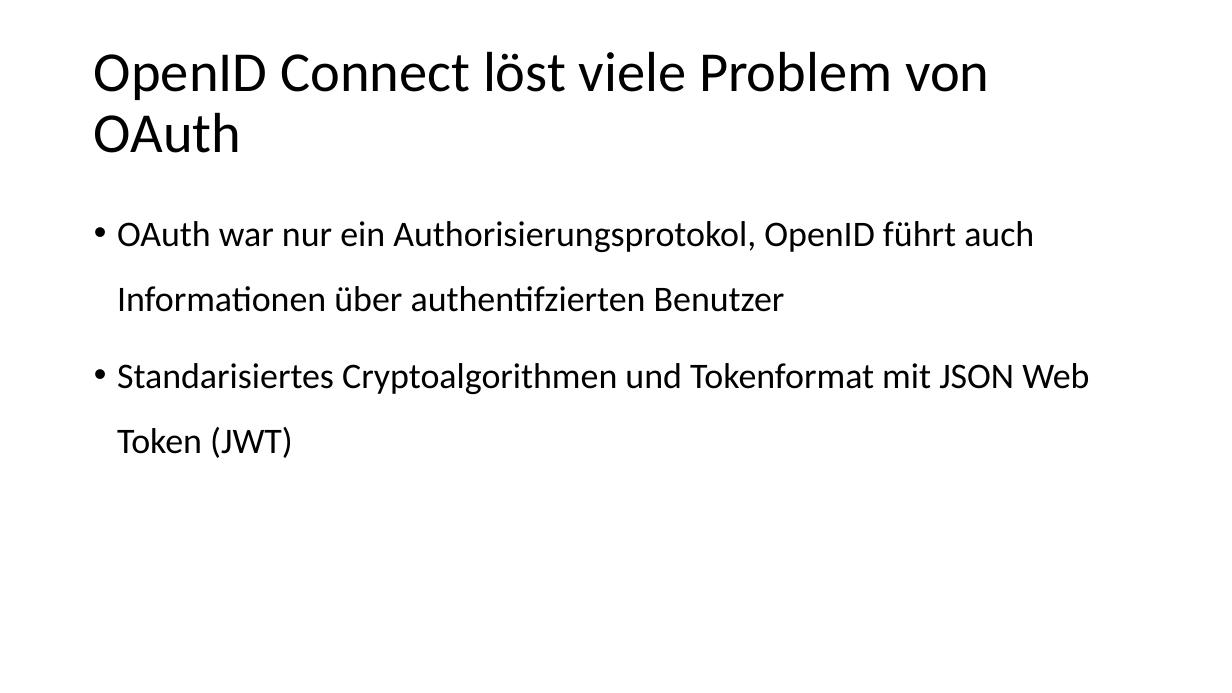
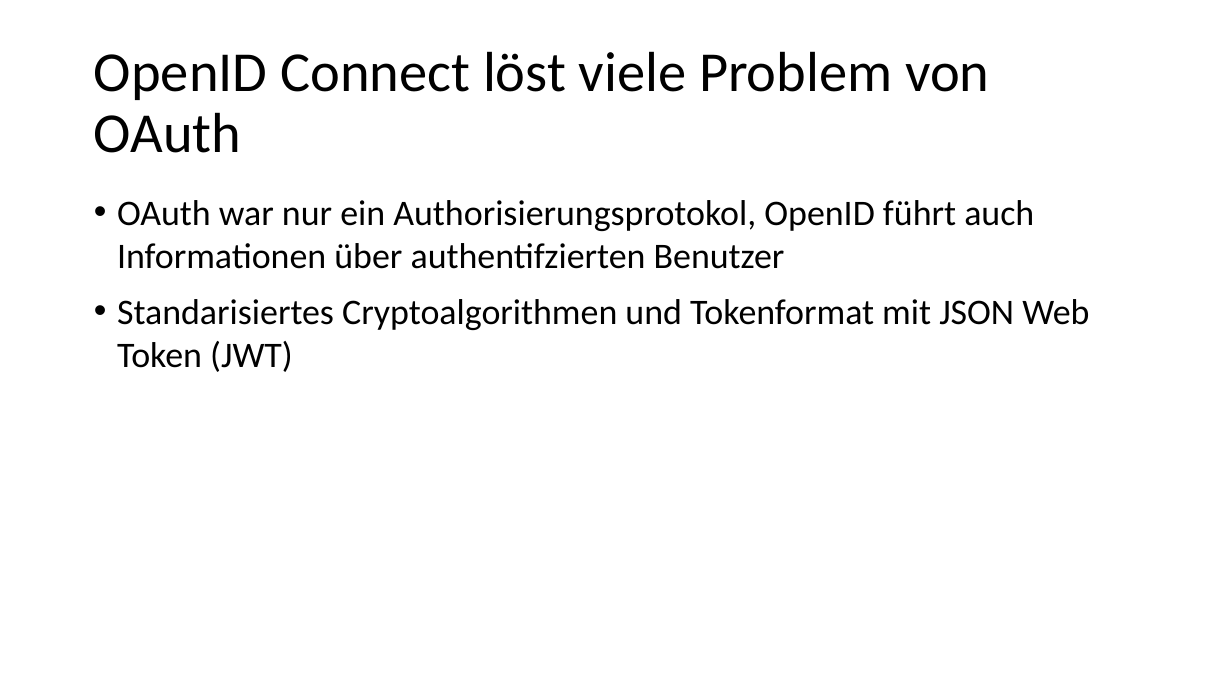
Before and after one commit to danielwagn3r/openid-workshop, a slide deck: slide 29 of OpenID Connect & OAuth.pptx (slide 27 before the commit). Drawn at 1232x693 pixels with LibreOffice and Linux fonts; fonts in the diff are those of the drawing. Boxes give left, top, right and bottom in pixels: in the first picture for what was removed or moved away, otherwise in the second. Text is boxed around its words. In the diff, an @@ line names an element or a change of style, - is before the commit and + after.

Commit message:
Update wording and styles in presentation

```diff
--- a/OpenID Connect & OAuth.pptx
+++ b/OpenID Connect & OAuth.pptx
@@ text "OAuth war nur ein Authorisierungsprotokol, ..." at (117, 200, 1089, 372): line spacing 1.5 to 1 @@
```
Also in this commit, not shown: 12 other slides changed, 2 slides added.
